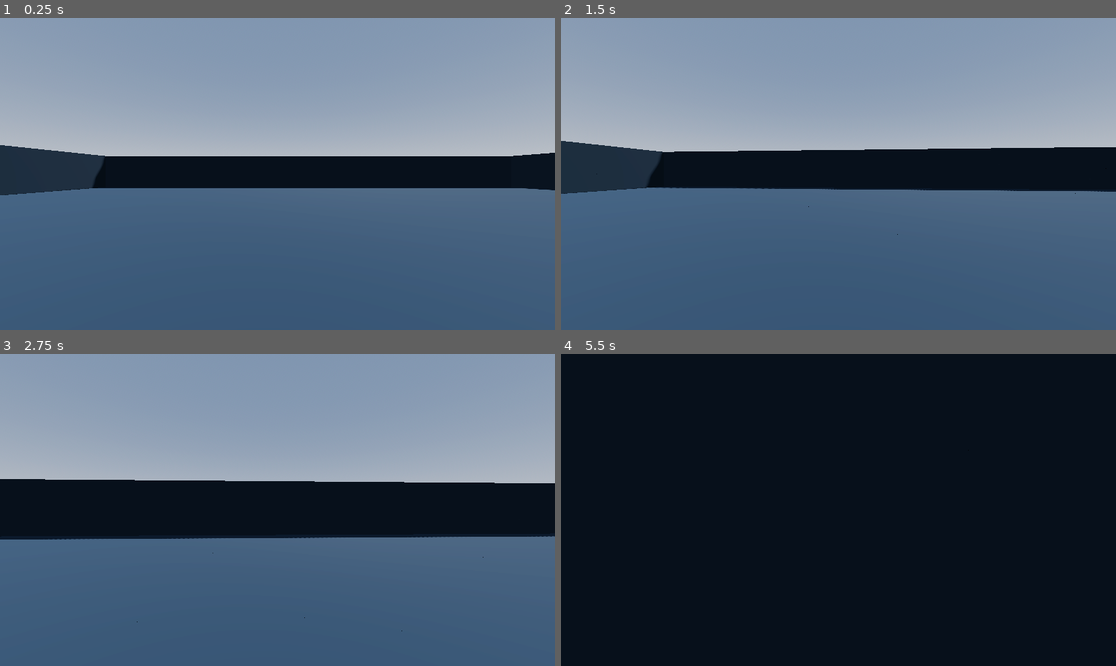
Above: before the commit, frames 1-4 (two rows, left to right).
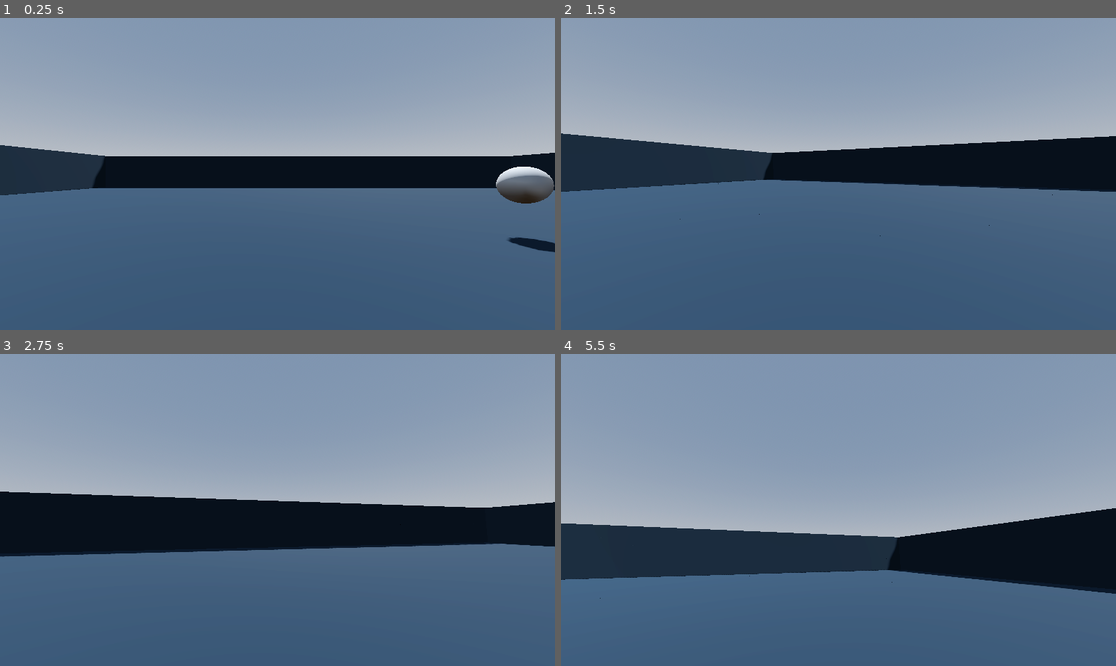
Above: after the commit, the same moments.

Repository: hadder10/Finished_game_2
Game: Godot game, scene res://Scenes/lvls/test_lvl.tscn
Two runs of this game, one before a commit and one after it. Both use one fixed random seed, a clock stepped at 60 frames per second and the inputs below.
Inputs (mouse positions are in pixels of both pictures, inside the frame that each line leads up to):
- Up to frame 1 (0.25 s): no input
- Up to frame 2 (1.5 s): tap Enter (ui_accept) at 0.5, 0.77, 1.07 s; move the mouse to (866, 174) at 0.52 s; press the mouse at (866, 174) at 0.53 s; hold W (move_forward) from 0.53 s (still down); tap Space (rewind, bound only after the commit) at 0.8, 1.35 s; move the mouse to (810, 174) at 1.27 s; release the mouse at (810, 174) at 1.28 s
- Up to frame 3 (2.75 s): keep holding W (move_forward); tap Enter (ui_accept) at 1.52, 1.55, 1.82, 2.1 s; move the mouse to (288, 503) at 2.02 s; press the mouse at (288, 503) at 2.03 s
- Up to frame 4 (5.5 s): keep holding W (move_forward); move the mouse to (832, 516) at 2.77 s; release the mouse at (832, 516) at 2.78 s; click (832, 516) at 2.85 s; tap Enter (ui_accept) at 3.02, 3.32, 3.77, 3.8, 4.07, 4.52, 4.82 s; tap Space (rewind, bound only after the commit) at 3.05 s; move the mouse to (877, 513) at 3.52 s; hold Space (rewind, bound only after the commit) 3.53-4.28 s; move the mouse to (794, 506) at 4.27 s; click (794, 506) at 4.35 s; move the mouse to (844, 510) at 5.02 s; hold Space (rewind, bound only after the commit) from 5.03 s (still down)

The runs differ from the first frame. In frame 1, 1.2% of the frame differs, in the area x 89-100%, y 47-76%; in frame 2, 5.0%; in frame 3, 10%; in frame 4, 92%, in the area x 0-100%, y 0-100%.

Commit message:
Added npc, shooting and rewind
YAHHH REWIND TIME

Diff:
--- a/Scenes/lvls/test_lvl.tscn
+++ b/Scenes/lvls/test_lvl.tscn
@@ -1,7 +1,9 @@
-[gd_scene load_steps=7 format=3 uid="uid://dflruof1yvtcu"]
+[gd_scene load_steps=9 format=3 uid="uid://dflruof1yvtcu"]
 
 [ext_resource type="MeshLibrary" uid="uid://v6fpygqcysof" path="res://Assets/tileset/new_block.tres" id="1_1dsb4"]
 [ext_resource type="PackedScene" uid="uid://cm7wa4vj7af2q" path="res://Scenes/player/player_controller.tscn" id="2_83noy"]
+[ext_resource type="PackedScene" uid="uid://bf8f45a25urks" path="res://Scenes/npc/npc.tscn" id="3_l2tsa"]
+[ext_resource type="PackedScene" uid="uid://bm0oysj3srqg4" path="res://Scenes/scripts/path_node.tscn" id="4_45mcj"]
 
 [sub_resource type="ProceduralSkyMaterial" id="ProceduralSkyMaterial_0oxhd"]
 sky_horizon_color = Color(0.64625, 0.65575, 0.67075, 1)
@@ -37,5 +39,35 @@
 [node name="test_player" parent="." instance=ExtResource("2_83noy")]
 
 [node name="MeshInstance3D" type="MeshInstance3D" parent="."]
-transform = Transform3D(1, 0, 0, 0, 1, 0, 0, 0, 1, -3.33619, 1.40479, -1)
+transform = Transform3D(1, 0, 0, 0, 1, 0, 0, 0, 1, 6.67517, 1.40479, -5.47533)
 mesh = SubResource("SphereMesh_bwfyk")
+
+[node name="npc" parent="." node_paths=PackedStringArray("FIRST_ACTION_NODE") instance=ExtResource("3_l2tsa")]
+transform = Transform3D(1, 0, 0, 0, 1, 0, 0, 0, 1, 9, 1, 0)
+FIRST_ACTION_NODE = NodePath("../npc_path_node5")
+SPEED = 1.0
+
+[node name="npc_path_node5" parent="." node_paths=PackedStringArray("next") instance=ExtResource("4_45mcj")]
+transform = Transform3D(1, 0, 0, 0, 1, 0, 0, 0, 1, 9, 0, 0)
+next = NodePath("../npc_path_node")
+
+[node name="npc_path_node" parent="." node_paths=PackedStringArray("next") instance=ExtResource("4_45mcj")]
+transform = Transform3D(1, 0, 0, 0, 1, 0, 0, 0, 1, 16.0038, 0, 0.00287867)
+next = NodePath("../npc_path_node2")
+
+[node name="npc_path_node2" parent="." node_paths=PackedStringArray("next") instance=ExtResource("4_45mcj")]
+transform = Transform3D(1, 0, 0, 0, 1, 0, 0, 0, 1, 15.985, 0, -8.00795)
+next = NodePath("../npc_path_node3")
+
+[node name="npc_path_node3" parent="." node_paths=PackedStringArray("next") instance=ExtResource("4_45mcj")]
+transform = Transform3D(1, 0, 0, 0, 1, 0, 0, 0, 1, 7.94007, 0, -7.99473)
+next = NodePath("../npc_path_node4")
+
+[node name="npc_path_node4" parent="." node_paths=PackedStringArray("target") instance=ExtResource("4_45mcj")]
+transform = Transform3D(1, 0, 0, 0, 1, 0, 0, 0, 1, 7.94007, 0, -7.99473)
+action = "FIRE"
+target = NodePath("../test_player")
+
+[connection signal="rewind_end" from="test_player" to="npc" method="_on_test_player_rewind_end"]
+[connection signal="rewind_start" from="test_player" to="npc" method="_on_test_player_rewind_start"]
+[connection signal="shot" from="test_player" to="npc" method="_on_test_player_shot"]
--- /dev/null
+++ b/Scenes/npc/npc.gd
@@ -0,0 +1,92 @@
+extends CharacterBody3D
+
+@export var FIRST_ACTION_NODE : Node3D
+@export var SPEED = 5.0
+@export var TURN_SPEED = 5.0
+@export var HEALTH : int = 3
+
+signal target_shot(target)
+
+var _action_array : Array
+var _cur_action = 0
+var _is_dead : bool = false
+
+var _frame_counter = 0
+var _event_array : Array
+var _rewinding : bool = false
+
+
+func _do_action(delta) -> void:
+	var cur_action_node = _action_array[_cur_action]
+	if cur_action_node.action == "MOVE":
+		if position == cur_action_node.global_position:
+			_cur_action += 1
+			return
+		position = position.move_toward(cur_action_node.global_position, delta * SPEED)
+	elif cur_action_node.action == "FIRE":
+		target_shot.emit(cur_action_node.target)
+		_cur_action += 1
+	else:
+		printerr("Node doesn't have action")
+	return
+
+func _undo_action(delta) -> void:
+	var cur_action_node = _action_array[_cur_action - 1]
+	if cur_action_node.next.action == "MOVE":
+		if position == cur_action_node.global_position:
+			_cur_action -= 1
+			return
+		position = position.move_toward(cur_action_node.global_position, delta * SPEED)
+	elif cur_action_node.next.action == "FIRE":
+		_cur_action -= 1
+	else:
+		printerr("Node doesn't have action")
+	return
+
+
+# Called when the node enters the scene tree for the first time.
+func _ready():
+	_action_array.append(FIRST_ACTION_NODE)
+	while _action_array.back().next != null:
+		_action_array.append(_action_array.back().next)
+
+
+# Called every frame. 'delta' is the elapsed time since the previous frame.
+func _process(delta):
+	if _rewinding:
+		if !_event_array.is_empty() and _event_array.back()[0] == _frame_counter:
+			HEALTH = _event_array.back()[1]
+			if _is_dead:
+				_is_dead = false
+			_event_array.pop_back()
+		if not _is_dead and _cur_action > 0:
+			_undo_action(delta)
+		_frame_counter -= 1
+	else:
+		if not _is_dead and _cur_action < len(_action_array) - 1:
+			_do_action(delta)
+
+		_frame_counter += 1
+
+
+func _on_target_shot(target):
+	if target == self and !_is_dead:
+		_event_array.append([_frame_counter, HEALTH])
+		HEALTH -= 1
+		if HEALTH == 0:
+			_is_dead = true
+
+
+func _on_test_player_rewind_start():
+	_rewinding = true # Replace with function body.
+
+
+func _on_test_player_rewind_end():
+	_rewinding = false # Replace with function body.
+
+
+func _on_test_player_shot(npc):
+	if npc == self and !_is_dead:
+		_event_array.append([_frame_counter, HEALTH])
+		HEALTH = 0
+		_is_dead = true
--- /dev/null
+++ b/Scenes/npc/npc.tscn
@@ -0,0 +1,23 @@
+[gd_scene load_steps=5 format=3 uid="uid://bf8f45a25urks"]
+
+[ext_resource type="Script" path="res://Scenes/npc/npc.gd" id="1_twaug"]
+
+[sub_resource type="CapsuleShape3D" id="CapsuleShape3D_sbflj"]
+
+[sub_resource type="StandardMaterial3D" id="StandardMaterial3D_dsdk6"]
+albedo_color = Color(0.34902, 0.580392, 0.815686, 1)
+
+[sub_resource type="CapsuleMesh" id="CapsuleMesh_c552x"]
+material = SubResource("StandardMaterial3D_dsdk6")
+
+[node name="CharacterBody3D" type="CharacterBody3D" groups=["NPC"]]
+transform = Transform3D(1, 0, 0, 0, 1, 0, 0, 0, 1, 0, 1, 0)
+script = ExtResource("1_twaug")
+
+[node name="CollisionShape3D" type="CollisionShape3D" parent="."]
+shape = SubResource("CapsuleShape3D_sbflj")
+
+[node name="MeshInstance3D" type="MeshInstance3D" parent="CollisionShape3D"]
+mesh = SubResource("CapsuleMesh_c552x")
+
+[connection signal="target_shot" from="." to="." method="_on_target_shot"]
--- /dev/null
+++ b/Scenes/player/player_controller.gd
@@ -0,0 +1,129 @@
+extends CharacterBody3D
+
+
+signal rewind_start
+signal rewind_end
+signal shot(npc)
+
+@export var SPEED = 5.0
+@export var JUMP_VELOCITY = 4.5
+
+
+@export var MOUSE_SENSETIVITY : float = 0.5
+@export var TILT_LOWER_LIMIT := deg_to_rad(-90.0)
+@export var TILT_UPPER_LIMIT := deg_to_rad(90.0)
+@export var CAMERA_CONTROLLER : Node3D
+
+@onready var ray = $camera_controller/RayCast3D
+
+var _mouse_input : bool = false
+var _mouse_rotation : Vector3
+var _rotation_input : float
+var _tilt_input : float
+var _player_rotation : Vector3
+var _camera_rotation : Vector3
+
+# Get the gravity from the project settings to be synced with RigidBody nodes.
+var gravity = ProjectSettings.get_setting("physics/3d/default_gravity")
+
+var _rewinding : bool = false
+var _frame_counter : int = 0
+var _player_positions_array : Array
+var _player_rotations_array : Array
+
+
+func _input(event):
+	if event.is_action_pressed("exit"):
+		Input.set_mouse_mode(Input.MOUSE_MODE_VISIBLE)
+	if event.is_action_pressed("return") and Input.get_mouse_mode() == Input.MOUSE_MODE_VISIBLE:
+		Input.set_mouse_mode(Input.MOUSE_MODE_CAPTURED)
+	if event.is_action_pressed("rewind"):
+		_rewinding = true
+		rewind_start.emit()
+	if event.is_action_released("rewind"):
+		_rewinding = false
+		rewind_end.emit()
+	if event.is_action_pressed("shoot") and Input.get_mouse_mode() == Input.MOUSE_MODE_CAPTURED:
+		if ray.is_colliding():
+			print("shooting")
+			var target = ray.get_collider()
+			print(target)
+			if target.is_in_group("NPC"):
+				shot.emit(target)
+
+
+func _unhandled_input(event):
+	_mouse_input = event is InputEventMouseMotion and Input.get_mouse_mode() == Input.MOUSE_MODE_CAPTURED
+	if _mouse_input:
+		_rotation_input = -event.relative.x * MOUSE_SENSETIVITY
+		_tilt_input = -event.relative.y * MOUSE_SENSETIVITY
+
+
+func _update_camera(delta):
+	if _rewinding and _frame_counter > 0:
+		_mouse_rotation = _player_rotations_array.back()
+		_player_rotation = Vector3(0.0, _mouse_rotation.y, 0.0)
+		_camera_rotation = Vector3(_mouse_rotation.x, 0.0, 0.0)
+
+		CAMERA_CONTROLLER.transform.basis = Basis.from_euler(_camera_rotation)
+		CAMERA_CONTROLLER.rotation.z = 0.0
+
+		global_transform.basis = Basis.from_euler(_player_rotation)
+
+		_player_rotations_array.pop_back()
+
+	else:
+		_mouse_rotation.x += _tilt_input * delta
+		_mouse_rotation.x = clamp(_mouse_rotation.x, TILT_LOWER_LIMIT, TILT_UPPER_LIMIT)
+		_mouse_rotation.y += _rotation_input * delta
+
+		_player_rotation = Vector3(0.0, _mouse_rotation.y, 0.0)
+		_camera_rotation = Vector3(_mouse_rotation.x, 0.0, 0.0)
+
+		CAMERA_CONTROLLER.transform.basis = Basis.from_euler(_camera_rotation)
+		CAMERA_CONTROLLER.rotation.z = 0.0
+
+		global_transform.basis = Basis.from_euler(_player_rotation)
+
+		_rotation_input = 0.0
+		_tilt_input = 0.0
+
+		_player_rotations_array.append(_mouse_rotation)
+
+
+func _ready() -> void:
+	Input.set_mouse_mode(Input.MOUSE_MODE_CAPTURED)
+
+
+func _physics_process(delta):
+	_update_camera(delta)
+
+	if _rewinding and _frame_counter > 0:
+		position = _player_positions_array.back()
+		_player_positions_array.pop_back()
+		_frame_counter -= 1
+
+	else:
+		# Add the gravity.
+		if not is_on_floor():
+			velocity.y -= gravity * delta
+
+		# Handle Jump.
+		# if Input.is_action_just_pressed("ui_accept") and is_on_floor():
+		# 	velocity.y = JUMP_VELOCITY
+
+		# Get the input direction and handle the movement/deceleration.
+		# As good practice, you should replace UI actions with custom gameplay actions.
+		var input_dir = Input.get_vector("move_left", "move_right", "move_forward", "move_back")
+		var direction = (transform.basis * Vector3(input_dir.x, 0, input_dir.y)).normalized()
+		if direction:
+			velocity.x = direction.x * SPEED
+			velocity.z = direction.z * SPEED
+		else:
+			velocity.x = move_toward(velocity.x, 0, SPEED)
+			velocity.z = move_toward(velocity.z, 0, SPEED)
+
+		move_and_slide()
+
+		_frame_counter += 1
+		_player_positions_array.append(position)
--- a/Scenes/player/player_controller.tscn
+++ b/Scenes/player/player_controller.tscn
@@ -1,6 +1,6 @@
 [gd_scene load_steps=4 format=3 uid="uid://cm7wa4vj7af2q"]
 
-[ext_resource type="Script" path="res://Scenes/player/test_player.gd" id="1_w4pw7"]
+[ext_resource type="Script" path="res://Scenes/player/player_controller.gd" id="1_but4q"]
 
 [sub_resource type="CapsuleShape3D" id="CapsuleShape3D_w3wbe"]
 
@@ -8,8 +8,7 @@
 
 [node name="test_player" type="CharacterBody3D" node_paths=PackedStringArray("CAMERA_CONTROLLER")]
 transform = Transform3D(1, 0, 0, 0, 1, 0, 0, 0, 1, 0, 1.45281, 0)
-script = ExtResource("1_w4pw7")
-MOUSE_SENSETIVITY = 0.1
+script = ExtResource("1_but4q")
 CAMERA_CONTROLLER = NodePath("camera_controller")
 
 [node name="camera_controller" type="Node3D" parent="."]
@@ -18,6 +17,10 @@
 [node name="Camera3D" type="Camera3D" parent="camera_controller"]
 transform = Transform3D(1, 0, 0, 0, 1, 0, 0, 0, 1, 0, 0, -0.101394)
 
+[node name="RayCast3D" type="RayCast3D" parent="camera_controller"]
+transform = Transform3D(1, 0, 0, 0, 1, 0, 0, 0, 1000, 0, 0, 0)
+target_position = Vector3(0, 0, -1)
+
 [node name="CollisionShape3D" type="CollisionShape3D" parent="."]
 shape = SubResource("CapsuleShape3D_w3wbe")
 
--- a/Scenes/player/test_player.gd
+++ /dev/null
@@ -1,80 +0,0 @@
-extends CharacterBody3D
-
-
-@export var SPEED = 5.0
-@export var JUMP_VELOCITY = 4.5
-
-
-@export var MOUSE_SENSETIVITY : float = 0.5
-@export var TILT_LOWER_LIMIT := deg_to_rad(-90.0)
-@export var TILT_UPPER_LIMIT := deg_to_rad(90.0)
-@export var CAMERA_CONTROLLER : Node3D
-
-var _mouse_input : bool = false
-var _mouse_rotation : Vector3
-var _rotation_input : float
-var _tilt_input : float
-var _player_rotation : Vector3
-var _camera_rotation : Vector3
-
-# Get the gravity from the project settings to be synced with RigidBody nodes.
-var gravity = ProjectSettings.get_setting("physics/3d/default_gravity")
-
-
-func _input(event):
-	if event.is_action_pressed("exit"):
-		Input.set_mouse_mode(Input.MOUSE_MODE_VISIBLE)
-	if event.is_action_pressed("return") and Input.get_mouse_mode() == Input.MOUSE_MODE_VISIBLE:
-		Input.set_mouse_mode(Input.MOUSE_MODE_CAPTURED)
-
-
-func _unhandled_input(event):
-	_mouse_input = event is InputEventMouseMotion and Input.get_mouse_mode() == Input.MOUSE_MODE_CAPTURED
-	if _mouse_input:
-		_rotation_input = -event.relative.x * MOUSE_SENSETIVITY
-		_tilt_input = -event.relative.y * MOUSE_SENSETIVITY
-
-
-func _update_camera(delta):
-	_mouse_rotation.x += _tilt_input * delta
-	_mouse_rotation.x = clamp(_mouse_rotation.x, TILT_LOWER_LIMIT, TILT_UPPER_LIMIT)
-	_mouse_rotation.y += _rotation_input * delta
-
-	_player_rotation = Vector3(0.0, _mouse_rotation.y, 0.0)
-	_camera_rotation = Vector3(_mouse_rotation.x, 0.0, 0.0)
-
-	CAMERA_CONTROLLER.transform.basis = Basis.from_euler(_camera_rotation)
-	CAMERA_CONTROLLER.rotation.z = 0.0
-
-	global_transform.basis = Basis.from_euler(_player_rotation)
-
-	_rotation_input = 0.0
-	_tilt_input = 0.0
-
-func _ready() -> void:
-	Input.set_mouse_mode(Input.MOUSE_MODE_CAPTURED)
-
-
-func _physics_process(delta):
-	# Add the gravity.
-	if not is_on_floor():
-		velocity.y -= gravity * delta
-
-	_update_camera(delta)
-
-	# Handle Jump.
-	# if Input.is_action_just_pressed("ui_accept") and is_on_floor():
-	# 	velocity.y = JUMP_VELOCITY
-
-	# Get the input direction and handle the movement/deceleration.
-	# As good practice, you should replace UI actions with custom gameplay actions.
-	var input_dir = Input.get_vector("move_left", "move_right", "move_forward", "move_back")
-	var direction = (transform.basis * Vector3(input_dir.x, 0, input_dir.y)).normalized()
-	if direction:
-		velocity.x = direction.x * SPEED
-		velocity.z = direction.z * SPEED
-	else:
-		velocity.x = move_toward(velocity.x, 0, SPEED)
-		velocity.z = move_toward(velocity.z, 0, SPEED)
-
-	move_and_slide()
--- /dev/null
+++ b/Scenes/scripts/path_node.gd
@@ -0,0 +1,5 @@
+extends Node3D
+
+@export_enum("MOVE", "FIRE") var action: String = "MOVE"
+@export var next : Node3D
+@export var target : Node3D
--- /dev/null
+++ b/Scenes/scripts/path_node.tscn
@@ -0,0 +1,6 @@
+[gd_scene load_steps=2 format=3 uid="uid://bm0oysj3srqg4"]
+
+[ext_resource type="Script" path="res://Scenes/scripts/path_node.gd" id="1_xru4d"]
+
+[node name="npc_path_node" type="Node3D"]
+script = ExtResource("1_xru4d")
--- a/Scenes/tilemap/tilemap.tscn
+++ b/Scenes/tilemap/tilemap.tscn
@@ -48,7 +48,6 @@
 skeleton = NodePath("")
 
 [node name="StaticBody3D" type="StaticBody3D" parent="just_block/Cube"]
-transform = Transform3D(1, 0, 0, 0, 1, 0, 0, 0, 1, 0, 0, 0)
 
 [node name="CollisionShape3D" type="CollisionShape3D" parent="just_block/Cube/StaticBody3D"]
 shape = SubResource("ConcavePolygonShape3D_vf2ec")
--- a/project.godot
+++ b/project.godot
@@ -47,3 +47,13 @@
 "events": [Object(InputEventMouseButton,"resource_local_to_scene":false,"resource_name":"","device":-1,"window_id":0,"a …(253 unchanged characters)…
 ]
 }
+rewind={
+"deadzone": 0.5,
+"events": [Object(InputEventKey,"resource_local_to_scene":false,"resource_name":"","device":-1,"window_id":0,"alt_pressed":false,"shift_pressed":false,"ctrl_pressed":false,"meta_pressed":false,"pressed":false,"keycode":0,"physical_keycode":32,"key_label":0,"unicode":32,"echo":false,"script":null)
+]
+}
+shoot={
+"deadzone": 0.5,
+"events": [Object(InputEventMouseButton,"resource_local_to_scene":false,"resource_name":"","device":-1,"window_id":0,"alt_pressed":false,"shift_pressed":false,"ctrl_pressed":false,"meta_pressed":false,"button_mask":0,"position":Vector2(0, 0),"global_position":Vector2(0, 0),"factor":1.0,"button_index":1,"canceled":false,"pressed":false,"double_click":false,"script":null)
+]
+}
Not shown: 2 places in Assets/tileset/new_block.tres that only renumber resources
